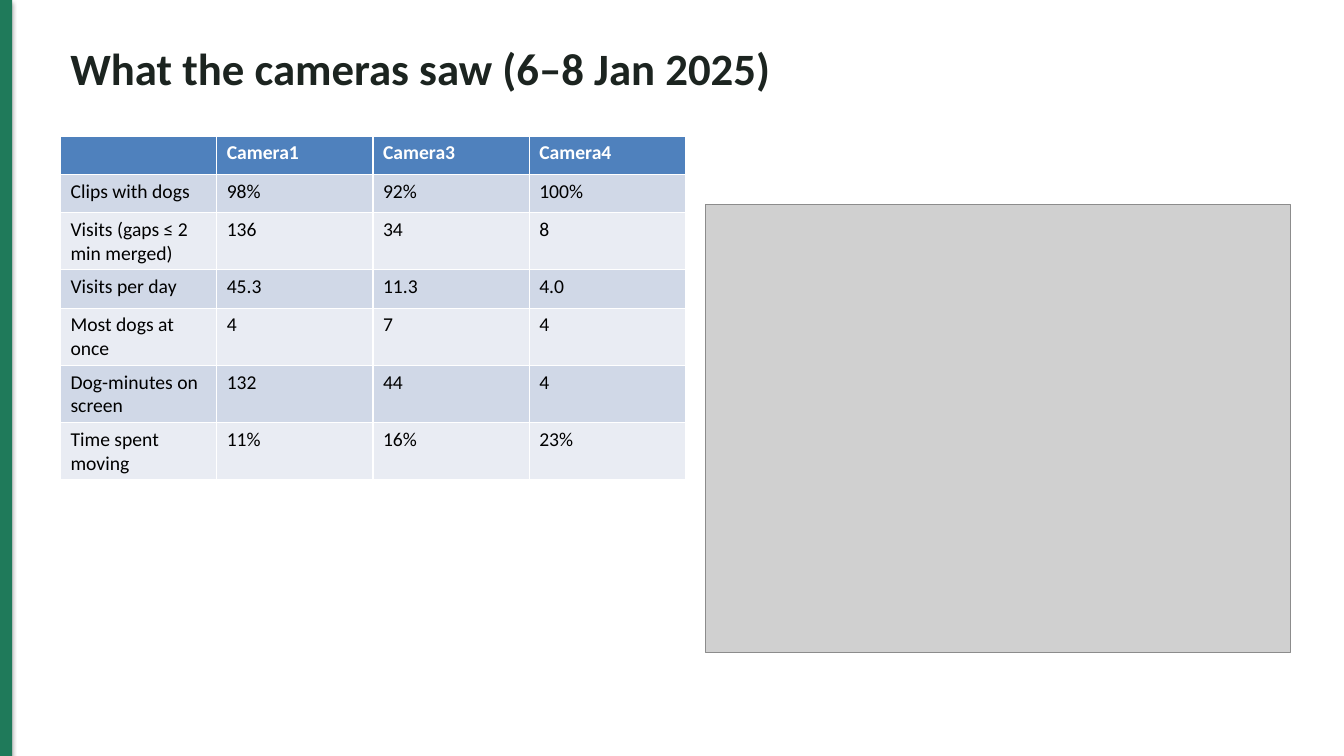
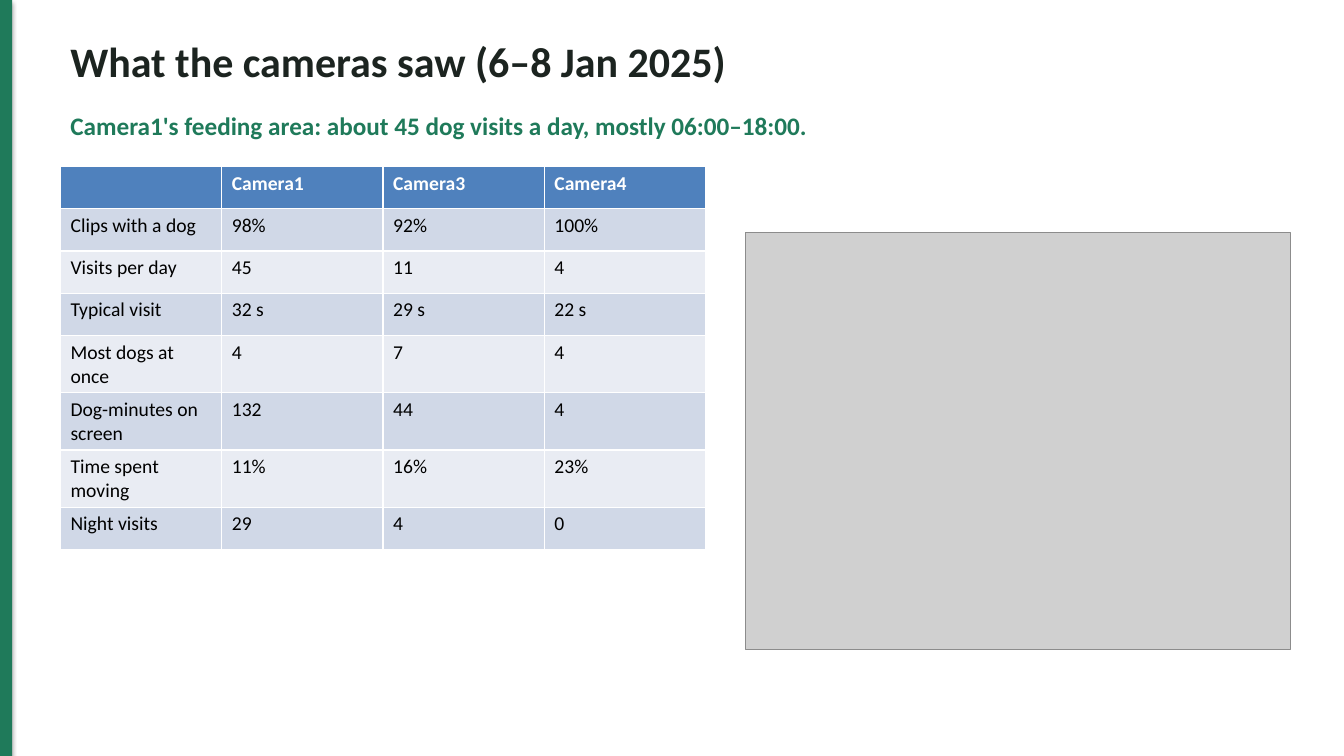
Before and after one commit to Epp-ppE/stray-dog-detection, a slide deck: slide 14 of slides/slides.pptx (slide 13 before the commit). Drawn at 1344x756 pixels with LibreOffice and Linux fonts; fonts in the diff are those of the drawing; grey boxes stand for pictures. Boxes give left, top, right and bottom in pixels: in the first picture for what was removed or moved away, otherwise in the second. Text is boxed around its words. In the diff, an @@ line names an element or a change of style, - is before the commit and + after.

Commit message:
Rebuild presentation from the slide summary: one message per slide, headline numbers, recognition split into design and demo, backup slides

```diff
--- a/slides/slides.pptx
+++ b/slides/slides.pptx
@@ text "What the cameras saw (6–8 ..." at box(70, 46, 726, 83): size 32 to 30 pt @@
@@ text added at box(70, 117, 806, 140), 18 pt, text #1F7A5A, bold @@
+Camera1's feeding area: about 45 dog visits a day, mostly 06:00–18:00.
@@ table at box(60, 166, 706, 538) @@
-row 2, column 1: Clips with dogs
+row 2, column 1: Clips with a dog
-row 3: Visits (gaps ≤ 2 min merged) | 136 | 34 | 8
+row 3: Visits per day | 45 | 11 | 4
-row 4: Visits per day | 45.3 | 11.3 | 4.0
+row 4: Typical visit | 32 s | 29 s | 22 s
+row 8: Night visits | 29 | 4 | 0
@@ table: place and size @@
-table at box(60, 136, 686, 478)
+table at box(60, 166, 706, 538)
@@ picture: place and size @@
-picture at box(706, 205, 1291, 653)
+picture at box(746, 233, 1291, 650)
```
Also in this commit, not shown: 12 other slides changed, 8 slides added, 3 slides removed, 4 other files.
